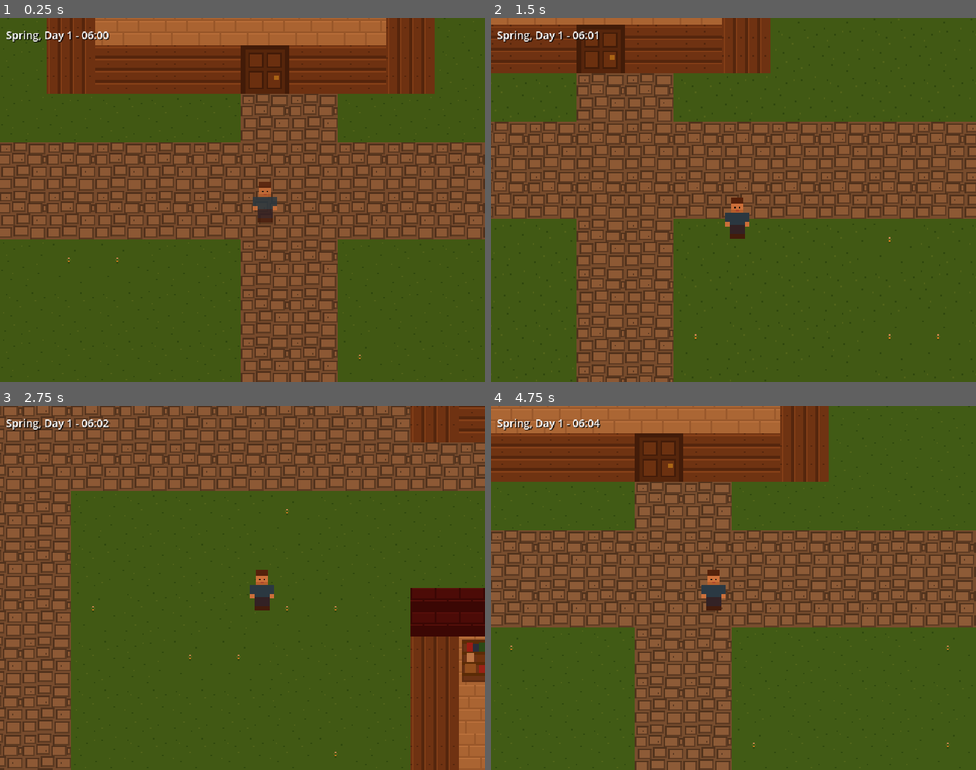
Above: before the commit, frames 1-4 (two rows, left to right).
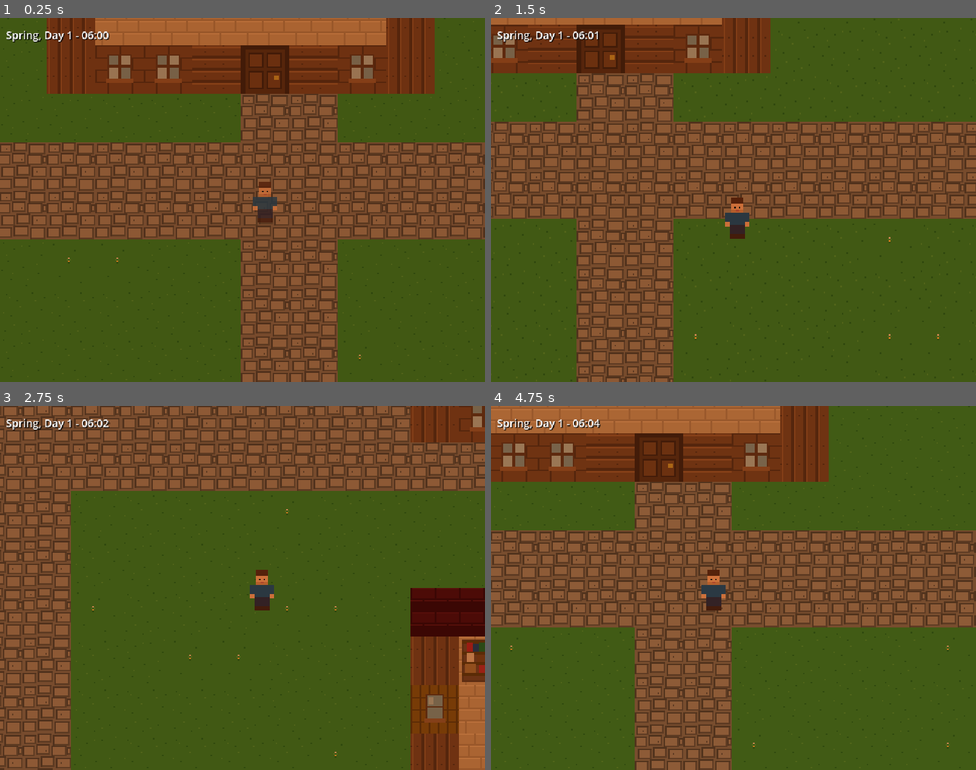
Above: after the commit, the same moments.

Repository: OmuNaman/detailed_game
Game: Godot game, scene res://scenes/world/town.tscn
The game is run twice, just before and just after one commit, with the same random seed, the same clock (stepped at 60 frames per second) and the same inputs.
Inputs:
- Up to frame 1 (0.25 s): no input
- Up to frame 2 (1.5 s): tap Enter at 0.5 s; hold D (move_right) 0.53-1.28 s; hold E (interact) 0.53-1.28 s; hold S (move_down) from 1.28 s (still down); tap E (interact) at 1.35 s
- Up to frame 3 (2.75 s): release S (move_down) at 2.03 s; hold D (move_right) from 2.03 s (still down); hold E (interact) from 2.03 s (still down)
- Up to frame 4 (4.75 s): release D (move_right) at 2.78 s; release E (interact) at 2.78 s; hold W (move_up) 2.78-3.53 s; tap E (interact) at 2.85, 4.35 s; hold E (interact) 3.53-4.28 s; hold A (move_left) from 3.53 s (still down)

The runs differ from the first frame. In frame 1, 1.3% of the frame differs, in the area x 19-80%, y 7-21%; in frame 2, 0.7%; in frame 3, 0.5%; in frame 4, 1.2%.

Commit message:
feat: add windows and awnings to building exteriors
Front windows flank doors on all buildings, side windows at mid-height,
Church gets double side windows. Shops (General Store, Bakery, Tavern)
get colored awnings auto-tinted via existing roof tint system.

Co-Authored-By: Claude Opus 4.6 <noreply@anthropic.com>

Diff:
--- a/scripts/world/town_generator.gd
+++ b/scripts/world/town_generator.gd
@@ -10,7 +10,9 @@
 enum Tile { GRASS1, PATH, WATER, WALL_FRONT, FLOOR, ROOF, DOOR, GRASS2, GRASS3, WALL_SIDE,
 	COBBLESTONE, DIRT_PATH,
 	# --- Furniture ---
-	BED, TABLE, COUNTER, OVEN, ANVIL, PEW, ALTAR, BARREL, SHELF, DESK }
+	BED, TABLE, COUNTER, OVEN, ANVIL, PEW, ALTAR, BARREL, SHELF, DESK,
+	# --- Building Exterior ---
+	WINDOW_FRONT, WINDOW_SIDE, AWNING }
 # Atlas layout: each tile gets column = Tile enum value, row = 0
 
 # Grass variant weights for visual variety
@@ -91,6 +93,7 @@
 	_init_map()
 	_carve_paths()
 	_place_buildings()
+	_decorate_buildings()
 	_place_furniture()
 	_place_water()
 	_render_map()
@@ -140,6 +143,10 @@
 		"res://assets/sprites/tiles/barrel.png",      # 19 = BARREL
 		"res://assets/sprites/tiles/shelf.png",       # 20 = SHELF
 		"res://assets/sprites/tiles/desk.png",        # 21 = DESK
+		# --- Building Exterior ---
+		"res://assets/sprites/tiles/window_front.png", # 22 = WINDOW_FRONT
+		"res://assets/sprites/tiles/window_side.png",  # 23 = WINDOW_SIDE
+		"res://assets/sprites/tiles/awning.png",       # 24 = AWNING
 	]
 
 	# Build a horizontal atlas image (N tiles wide, 1 tile tall)
@@ -264,6 +271,57 @@
 		_set_tile(door_x, gy + h - 1, Tile.DOOR)
 
 
+func _decorate_buildings() -> void:
+	## Adds windows to walls and awnings above shop doors.
+
+	var awning_buildings: Array[String] = [
+		"General Store", "Bakery", "Tavern"
+	]
+
+	for bld: Dictionary in _buildings:
+		var bld_name: String = bld["name"]
+		var gx: int = bld["gx"]
+		var gy: int = bld["gy"]
+		var w: int = bld["w"]
+		var h: int = bld["h"]
+		var door_x: int = gx + w / 2
+
+		# --- FRONT WALL WINDOWS ---
+		# On both sides of the door, skip door and adjacent tiles
+		if w >= 6:
+			for x: int in range(gx + 1, gx + w - 1):
+				if x == door_x or x == door_x - 1 or x == door_x + 1:
+					continue
+				if _map[gy + h - 1][x] == Tile.WALL_FRONT:
+					_set_tile(x, gy + h - 1, Tile.WINDOW_FRONT)
+
+		# --- SIDE WALL WINDOWS ---
+		if h >= 5:
+			var wy: int = gy + 2
+			if _map[wy][gx] == Tile.WALL_SIDE:
+				_set_tile(gx, wy, Tile.WINDOW_SIDE)
+			if _map[wy][gx + w - 1] == Tile.WALL_SIDE:
+				_set_tile(gx + w - 1, wy, Tile.WINDOW_SIDE)
+
+		# Church gets extra side windows (tall building)
+		if bld_name == "Church" and h >= 7:
+			for wy: int in [gy + 2, gy + 4]:
+				if _map[wy][gx] == Tile.WALL_SIDE:
+					_set_tile(gx, wy, Tile.WINDOW_SIDE)
+				if _map[wy][gx + w - 1] == Tile.WALL_SIDE:
+					_set_tile(gx + w - 1, wy, Tile.WINDOW_SIDE)
+
+		# --- AWNINGS above shop doors ---
+		if bld_name in awning_buildings:
+			_set_tile(door_x, gy, Tile.AWNING)
+			# Wider awning for bigger shops
+			if w >= 7:
+				if door_x - 1 > gx:
+					_set_tile(door_x - 1, gy, Tile.AWNING)
+				if door_x + 1 < gx + w - 1:
+					_set_tile(door_x + 1, gy, Tile.AWNING)
+
+
 func _place_furniture() -> void:
 	## Coordinates are interior offsets from (gx+1, gy+1).
 	## Each entry: [dx, dy, TileType]
@@ -363,10 +421,10 @@
 			var coord := Vector2i(x, y)
 			var atlas_coord := Vector2i(tile_id, 0)
 
-			# Roofs and walls go on building layer (renders above ground)
-			if tile_id == Tile.ROOF or tile_id == Tile.WALL_FRONT or tile_id == Tile.WALL_SIDE:
+			# Roofs, walls, and exterior details go on building layer
+			if tile_id == Tile.ROOF or tile_id == Tile.WALL_FRONT or tile_id == Tile.WALL_SIDE or tile_id == Tile.WINDOW_FRONT or tile_id == Tile.WINDOW_SIDE or tile_id == Tile.AWNING:
 				_building_layer.set_cell(coord, 0, atlas_coord)
-			elif tile_id >= Tile.BED:
+			elif tile_id >= Tile.BED and tile_id <= Tile.DESK:
 				# Furniture: floor underneath + furniture sprite on top
 				_ground_layer.set_cell(coord, 0, Vector2i(Tile.FLOOR, 0))
 				_building_layer.set_cell(coord, 0, atlas_coord)
Binary file added: assets/sprites/tiles/awning.png
Not shown, added: assets/sprites/tiles/awning.png.import
Binary file added: assets/sprites/tiles/window_front.png
Not shown, added: assets/sprites/tiles/window_front.png.import
Binary file added: assets/sprites/tiles/window_side.png
Not shown, added: assets/sprites/tiles/window_side.png.import
Not shown, added: docs/devlog_018_building_exteriors.md
Not shown, changed: tools/generate_sprites.py
